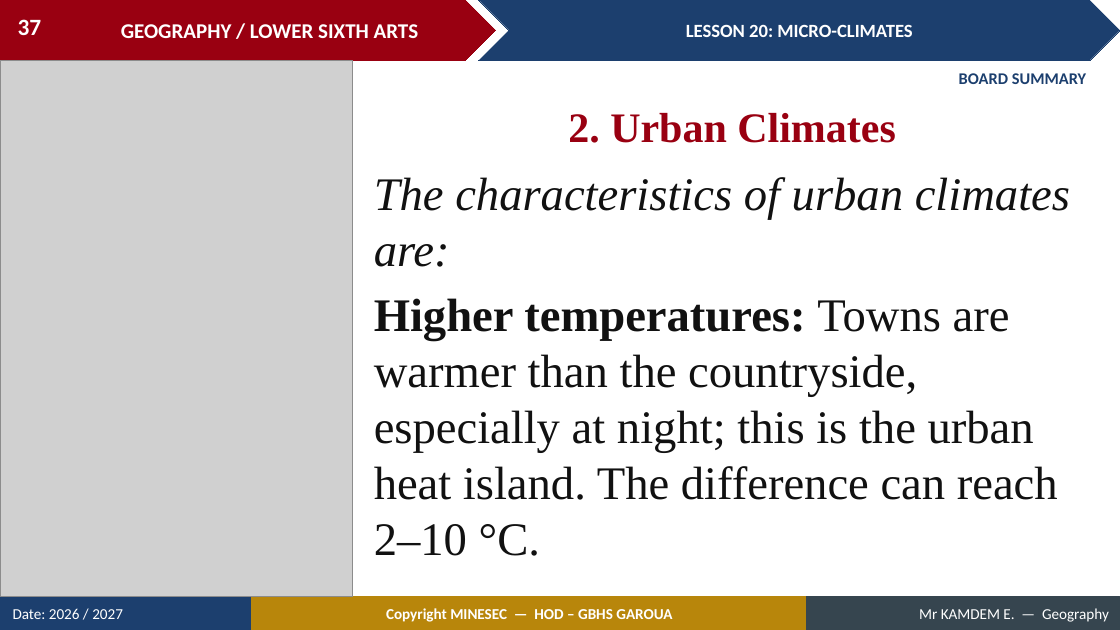
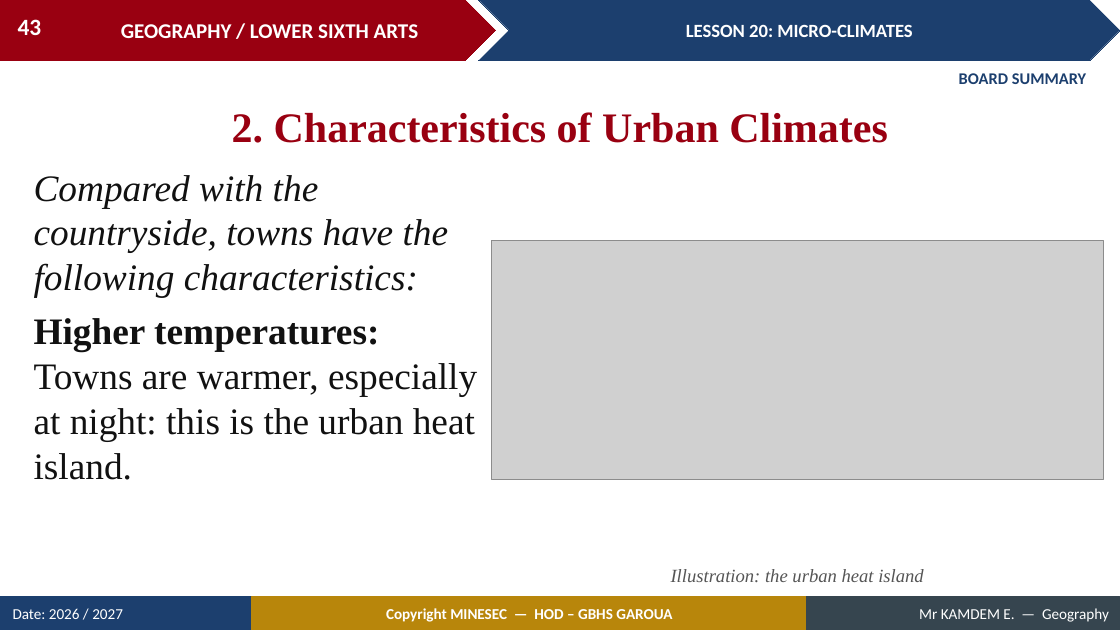
Before and after one commit to Berthautk/linea-github, a slide deck: slide 43 of lecons/LSA/Climatology/03_LSA_CLIM_L20_Micro_climates.pptx (slide 37 before the commit). Drawn at 1120x630 pixels with LibreOffice and Linux fonts; fonts in the diff are those of the drawing; grey boxes stand for pictures. Boxes give left, top, right and bottom in pixels: in the first picture for what was removed or moved away, otherwise in the second. Text is boxed around its words. In the diff, an @@ line names an element or a change of style, - is before the commit and + after.

```diff
--- a/lecons/LSA/Climatology/03_LSA_CLIM_L20_Micro_climates.pptx
+++ b/lecons/LSA/Climatology/03_LSA_CLIM_L20_Micro_climates.pptx
@@ page number at <box>18,19,42,35</box>: text changed @@
-37
+43
@@ picture removed at <box>0,60,353,597</box> @@
@@ text at <box>232,112,888,143</box>: text changed @@
-2. Urban Climates
+2. Characteristics of Urban Climates
@@ text at <box>34,175,477,480</box>: text changed; size 40 to 32 pt @@
-The characteristics of urban climates are:
-Higher temperatures: Towns are warmer than the countryside, especially at night; this is the urban heat island. The difference can reach 2–10 °C.
+Compared with the countryside, towns have the following characteristics:
+Higher temperatures: Towns are warmer, especially at night: this is the urban heat island.
@@ picture added at <box>492,240,1103,479</box> @@
@@ text added at <box>671,569,923,582</box>, 16 pt, text #555555, italic @@
+Illustration: the urban heat island
```
Also in this commit, not shown: 35 other slides changed, 17 slides added, 14 slides removed, 21 other files.
